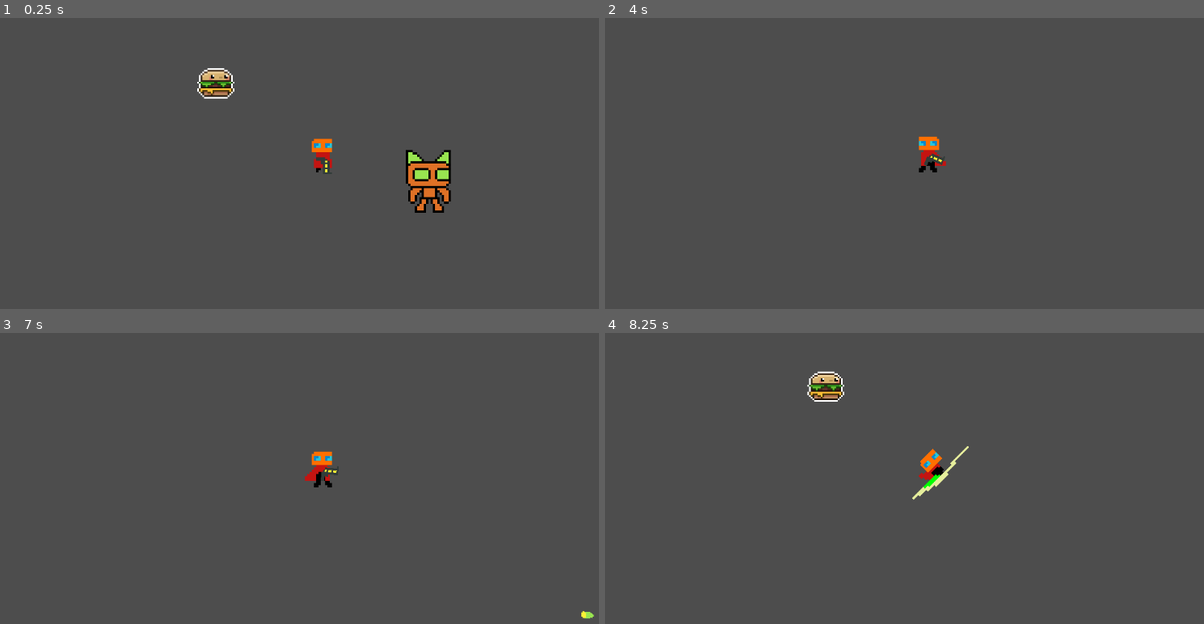
Above: before the commit, frames 1-4 (two rows, left to right).
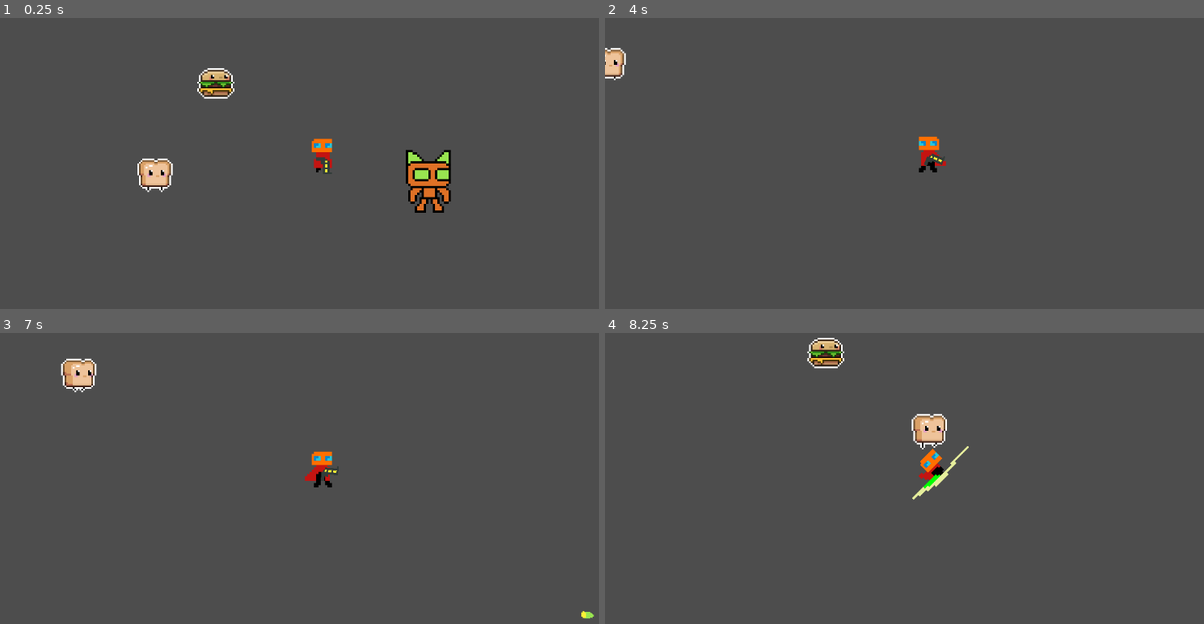
Above: after the commit, the same moments.

Repository: mendsergon/Kill-The-Food-Pyramid
Game: Godot game, scene res://Assets/Scenes/game.tscn
The game is run twice, just before and just after one commit, with the same random seed, the same clock (stepped at 60 frames per second) and the same inputs.
Inputs (mouse positions are in pixels of both pictures, inside the frame that each line leads up to):
- Up to frame 1 (0.25 s): no input
- Up to frame 2 (4 s): move the mouse to (1072, 169) at 0.52 s; hold D (move_right) 0.53-1.28 s; tap Shift (dash) at 0.6, 2.85 s; move the mouse to (796, 207) at 1.27 s; hold S (move_down) 1.28-2.03 s; tap E (melee) at 1.35, 3.6 s; move the mouse to (994, 108) at 2.02 s; hold D (move_right) 2.03-2.78 s; click (994, 108) at 2.1 s; move the mouse to (898, 259) at 2.77 s; hold W (move_up) 2.78-3.53 s; move the mouse to (1120, 242) at 3.52 s; hold A (move_left) from 3.53 s (still down)
- Up to frame 3 (7 s): move the mouse to (131, 449) at 4.27 s; click (131, 449) at 4.35 s; move the mouse to (353, 501) at 5.02 s; release A (move_left) at 5.03 s; hold S (move_down) 5.03-5.78 s; tap Shift (dash) at 5.1 s; tap Enter at 5.75 s; move the mouse to (227, 411) at 5.77 s; hold D (move_right) 5.78-6.53 s; tap E (melee) at 5.85 s; move the mouse to (467, 484) at 6.52 s; hold W (move_up) from 6.53 s (still down); click (467, 484) at 6.6 s
- Up to frame 4 (8.25 s): move the mouse to (796, 522) at 7.27 s; release W (move_up) at 7.28 s; hold D (move_right) 7.28-8.03 s; tap Shift (dash) at 7.35 s; move the mouse to (994, 423) at 8.02 s; hold S (move_down) from 8.03 s (still down); tap E (melee) at 8.1 s

The runs differ from the first frame. In frame 1, 0.6% of the frame differs, in the area x 22-29%, y 48-60%; in frame 2, 0.3%; in frame 3, 0.6%; in frame 4, 1.7%, in the area x 33-58%, y 1-40%.

Commit message:
Added bread enemy

Diff:
--- /dev/null
+++ b/Assets/Scenes/bread.tscn
@@ -0,0 +1,85 @@
+[gd_scene load_steps=12 format=3 uid="uid://bph66ic70jhpq"]
+
+[ext_resource type="Script" path="res://Assets/Scripts/bread.gd" id="1_hrixj"]
+[ext_resource type="Texture2D" uid="uid://cil4xh37npmfr" path="res://Assets/Sprites/Bread/bread_spritesheet.png" id="1_oksie"]
+
+[sub_resource type="AtlasTexture" id="AtlasTexture_sh533"]
+atlas = ExtResource("1_oksie")
+region = Rect2(0, 0, 32, 32)
+
+[sub_resource type="AtlasTexture" id="AtlasTexture_7cmkh"]
+atlas = ExtResource("1_oksie")
+region = Rect2(32, 0, 32, 32)
+
+[sub_resource type="AtlasTexture" id="AtlasTexture_i6741"]
+atlas = ExtResource("1_oksie")
+region = Rect2(64, 0, 32, 32)
+
+[sub_resource type="AtlasTexture" id="AtlasTexture_4e76h"]
+atlas = ExtResource("1_oksie")
+region = Rect2(0, 32, 32, 32)
+
+[sub_resource type="AtlasTexture" id="AtlasTexture_req6j"]
+atlas = ExtResource("1_oksie")
+region = Rect2(32, 32, 32, 32)
+
+[sub_resource type="AtlasTexture" id="AtlasTexture_naf3r"]
+atlas = ExtResource("1_oksie")
+region = Rect2(64, 32, 32, 32)
+
+[sub_resource type="AtlasTexture" id="AtlasTexture_1rgbc"]
+atlas = ExtResource("1_oksie")
+region = Rect2(96, 32, 32, 32)
+
+[sub_resource type="SpriteFrames" id="SpriteFrames_d26is"]
+animations = [{
+"frames": [{
+"duration": 1.0,
+"texture": SubResource("AtlasTexture_sh533")
+}, {
+"duration": 1.0,
+"texture": SubResource("AtlasTexture_7cmkh")
+}, {
+"duration": 1.0,
+"texture": SubResource("AtlasTexture_i6741")
+}],
+"loop": true,
+"name": &"Idle",
+"speed": 10.0
+}, {
+"frames": [{
+"duration": 1.0,
+"texture": SubResource("AtlasTexture_4e76h")
+}, {
+"duration": 1.0,
+"texture": SubResource("AtlasTexture_req6j")
+}, {
+"duration": 1.0,
+"texture": SubResource("AtlasTexture_naf3r")
+}, {
+"duration": 1.0,
+"texture": SubResource("AtlasTexture_1rgbc")
+}],
+"loop": true,
+"name": &"Run",
+"speed": 10.0
+}]
+
+[sub_resource type="RectangleShape2D" id="RectangleShape2D_j7te5"]
+size = Vector2(19, 18)
+
+[node name="Bread" type="CharacterBody2D"]
+collision_layer = 4
+collision_mask = 7
+script = ExtResource("1_hrixj")
+
+[node name="AnimatedSprite2D" type="AnimatedSprite2D" parent="."]
+sprite_frames = SubResource("SpriteFrames_d26is")
+animation = &"Run"
+autoplay = "Idle"
+frame = 2
+frame_progress = 0.539661
+
+[node name="CollisionShape2D" type="CollisionShape2D" parent="."]
+position = Vector2(0.5, 5)
+shape = SubResource("RectangleShape2D_j7te5")
--- a/Assets/Scenes/burger.tscn
+++ b/Assets/Scenes/burger.tscn
@@ -111,8 +111,9 @@
 [node name="AnimatedSprite2D" type="AnimatedSprite2D" parent="."]
 position = Vector2(0, -16)
 sprite_frames = SubResource("SpriteFrames_pd5nq")
-animation = &"Idle"
+animation = &"Run"
 autoplay = "Idle"
+frame_progress = 0.276694
 
 [node name="CollisionShape2D" type="CollisionShape2D" parent="."]
 position = Vector2(0, -10)
--- a/Assets/Scenes/game.tscn
+++ b/Assets/Scenes/game.tscn
@@ -1,9 +1,10 @@
-[gd_scene load_steps=5 format=3 uid="uid://bpbg1hrm0jn1k"]
+[gd_scene load_steps=6 format=3 uid="uid://bpbg1hrm0jn1k"]
 
 [ext_resource type="PackedScene" uid="uid://dr0o1vrv8l7kq" path="res://Assets/Scenes/player.tscn" id="1_nbu75"]
 [ext_resource type="Script" path="res://Assets/Scripts/game.gd" id="1_rh331"]
 [ext_resource type="PackedScene" uid="uid://cblsyvnaj77bb" path="res://Assets/Scenes/cyber_cat.tscn" id="2_pfbgl"]
 [ext_resource type="PackedScene" uid="uid://cpaq54jiqc41b" path="res://Assets/Scenes/burger.tscn" id="3_22p6o"]
+[ext_resource type="PackedScene" uid="uid://bph66ic70jhpq" path="res://Assets/Scenes/bread.tscn" id="5_6ymoj"]
 
 [node name="Game" type="Node2D"]
 script = ExtResource("1_rh331")
@@ -16,6 +17,10 @@
 scale = Vector2(0.75, 0.75)
 collision_mask = 131
 
+[node name="Bread" parent="." instance=ExtResource("5_6ymoj")]
+position = Vector2(-80, -19)
+scale = Vector2(0.75, 0.75)
+
 [node name="Player" parent="." instance=ExtResource("1_nbu75")]
 position = Vector2(14, -15)
 
--- /dev/null
+++ b/Assets/Scripts/bread.gd
@@ -0,0 +1,73 @@
+extends CharacterBody2D
+
+### --- CORE CONSTANTS --- ###
+const MOVE_SPEED = 75.0                  # Enemy walk speed
+const MOVE_DURATION = 4.0                # Active chase time
+const IDLE_COOLDOWN = 2.0                # Pause duration between chases
+
+### --- HEALTH --- ###
+@export var max_health: int = 3          # Maximum HP for burger
+var health: int                          # Current HP
+
+### --- NODE REFERENCES --- ###
+@onready var animated_sprite_2d: AnimatedSprite2D = $AnimatedSprite2D  # Enemy sprite
+
+### --- STATE --- ###
+var player: CharacterBody2D = null       # Reference to player node
+var is_moving := true                    # Currently chasing player
+var behavior_timer := 0.0                # Tracks chase/idle timing
+
+### --- PUBLIC SETUP --- ###
+func set_player_reference(player_ref: CharacterBody2D) -> void:
+	player = player_ref
+
+func _ready() -> void:
+	animated_sprite_2d.play("Idle")
+	health = max_health                    # Set starting HP
+
+func _physics_process(delta: float) -> void:
+	if player == null:
+		return
+
+	### --- TIMER MANAGEMENT --- ###
+	behavior_timer += delta
+
+	if is_moving and behavior_timer >= MOVE_DURATION:
+		is_moving = false
+		behavior_timer = 0.0
+		animated_sprite_2d.play("Idle")
+	elif not is_moving and behavior_timer >= IDLE_COOLDOWN:
+		is_moving = true
+		behavior_timer = 0.0
+		animated_sprite_2d.play("Run")
+
+	### --- MOVEMENT LOGIC --- ###
+	var move_direction = Vector2.ZERO
+	if is_moving:
+		move_direction = (player.global_position - global_position).normalized()
+		velocity = move_direction * MOVE_SPEED
+
+		if abs(move_direction.x) > abs(move_direction.y):
+			animated_sprite_2d.flip_h = move_direction.x < 0
+	else:
+		velocity = Vector2.ZERO
+
+	### --- APPLY MOVEMENT --- ###
+	move_and_slide()
+
+	### --- PLAYER DAMAGE ON TOUCH --- ###
+	for i in range(get_slide_collision_count()):
+		var collision = get_slide_collision(i)
+		var other = collision.get_collider()            # Get the collided object
+		if other == player and other.has_method("apply_damage"):
+			other.apply_damage(1)                       # Deal 1 damage to player
+
+### --- DAMAGE & DEATH --- ###
+func apply_damage(amount: int) -> void:
+	health -= amount                                 # Subtract incoming damage
+	print("Bread took %d damage, %d HP remaining" % [amount, health])
+	if health <= 0:
+		die()
+
+func die() -> void:
+	queue_free()                                     # Remove burger on death
--- a/Assets/Scripts/game.gd
+++ b/Assets/Scripts/game.gd
@@ -3,10 +3,12 @@
 ### --- NODE REFERENCES --- ###
 @onready var player: CharacterBody2D = $Player
 @onready var burger: CharacterBody2D = $Burger
+@onready var bread: CharacterBody2D = $Bread
 
 func _ready() -> void:
 	# Pass player reference to enemy for tracking
 	burger.set_player_reference(player)
+	bread.set_player_reference(player)
 
 func _process(_delta: float) -> void:
 	# Restart the scene when the player's instance has been freed
Binary file added: Assets/Sprites/Bread/bread_spritesheet.png
Not shown, added: Assets/Sprites/Bread/bread_spritesheet.png.import
